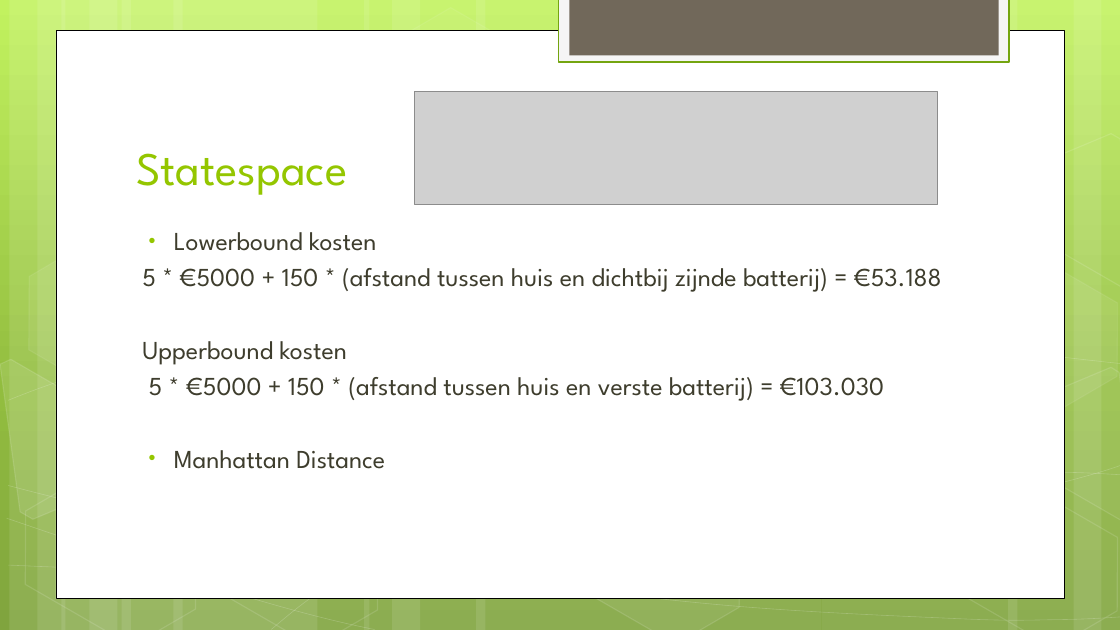
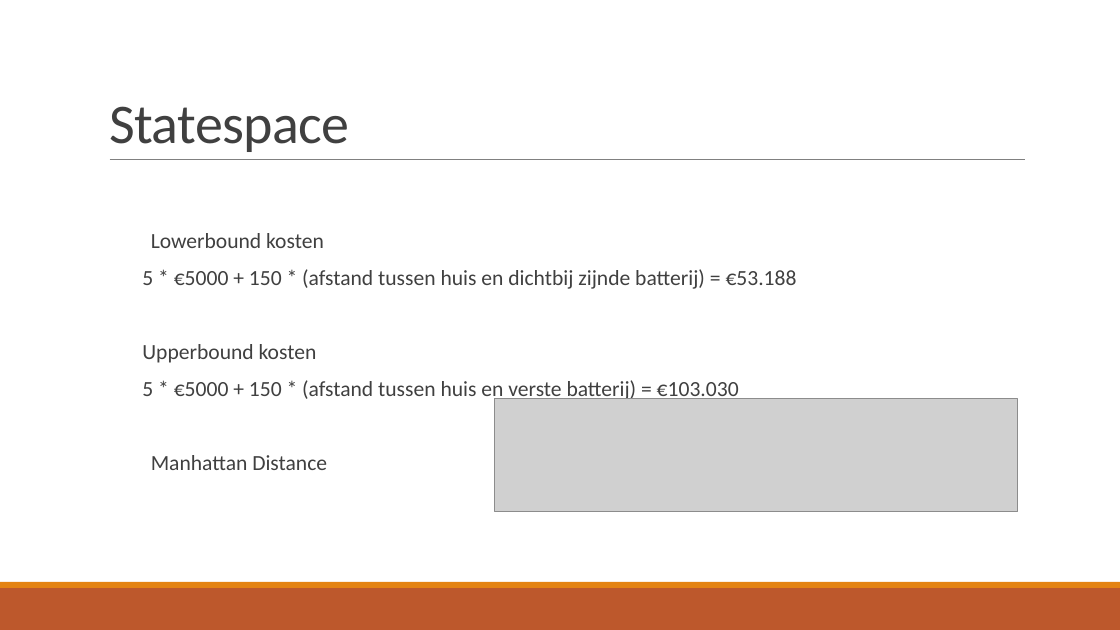
Before and after one commit to broekm006/SmartGrid, a slide deck: slide 4 of Final_V2.pptx. Drawn at 1120x630 pixels with LibreOffice and Linux fonts; fonts in the diff are those of the drawing; grey boxes stand for pictures. Boxes give left, top, right and bottom in pixels: in the first picture for what was removed or moved away, otherwise in the second. Text is boxed around its words. In the diff, an @@ line names an element or a change of style, - is before the commit and + after.

```diff
--- a/Final_V2.pptx
+++ b/Final_V2.pptx
@@ background gradient #C3F35F to #93BF3F to #81A53E to #FFFFFF @@
@@ title "Statespace": place and size @@
-title "Statespace" at (136,153,347,195)
+title "Statespace" at (109,106,349,152)
@@ title "Statespace" at (109,106,349,152): size 40 to 48 pt, font League Spartan to Calibri, text colour #94C600 to #404040, letter spacing 0 to -0.5 pt; line spacing 1 to 0.85 @@
@@ rectangle removed at (559,0,1009,62) @@
@@ rectangle removed at (570,0,999,55) @@
@@ rectangle removed at (56,30,1065,598) @@
@@ group removed at (0,0,1120,630): 12 rectangles, 8 freeform shapes, 7 hexagons @@
@@ text "Lowerbound kosten" at (142,233,797,470): size 22.2 to 18.5 pt, font League Spartan to Calibri, text colour #3E3D2D to #404040; bullet • to  ; line spacing 1 to 0.8; more space between paragraphs; bullet colour #94C600 to #E48312; indent changed @@
@@ line added from (110, 160) to (1026, 160), #808080 0.5 pt @@
@@ picture: place and size @@
-picture at (414,92,938,204)
+picture at (495,399,1018,512)
@@ rectangle added at (0,588,1120,630), fill #BD582C @@
@@ rectangle added at (0,582,1120,588), fill #E48312 @@
```
Also in this commit, not shown: 18 other slides changed, 4 slides added, 1 slide removed, 11 other files.
